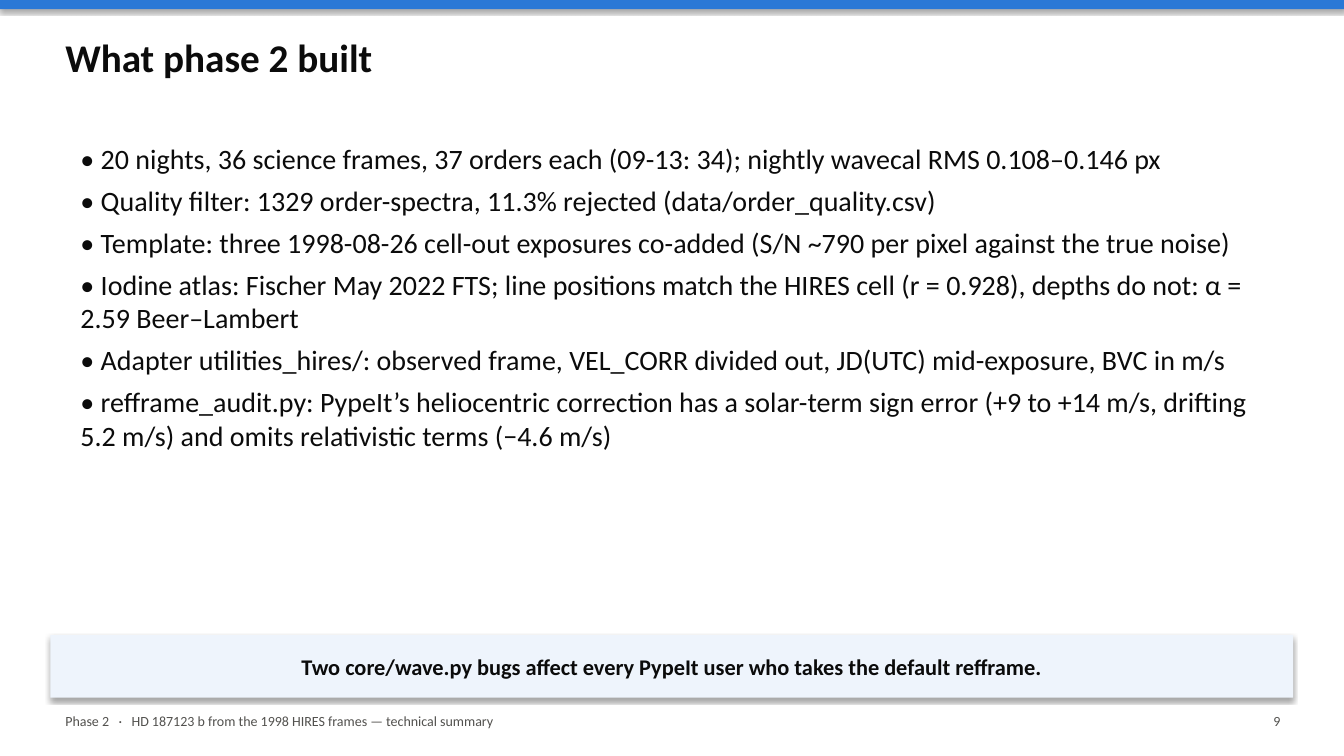
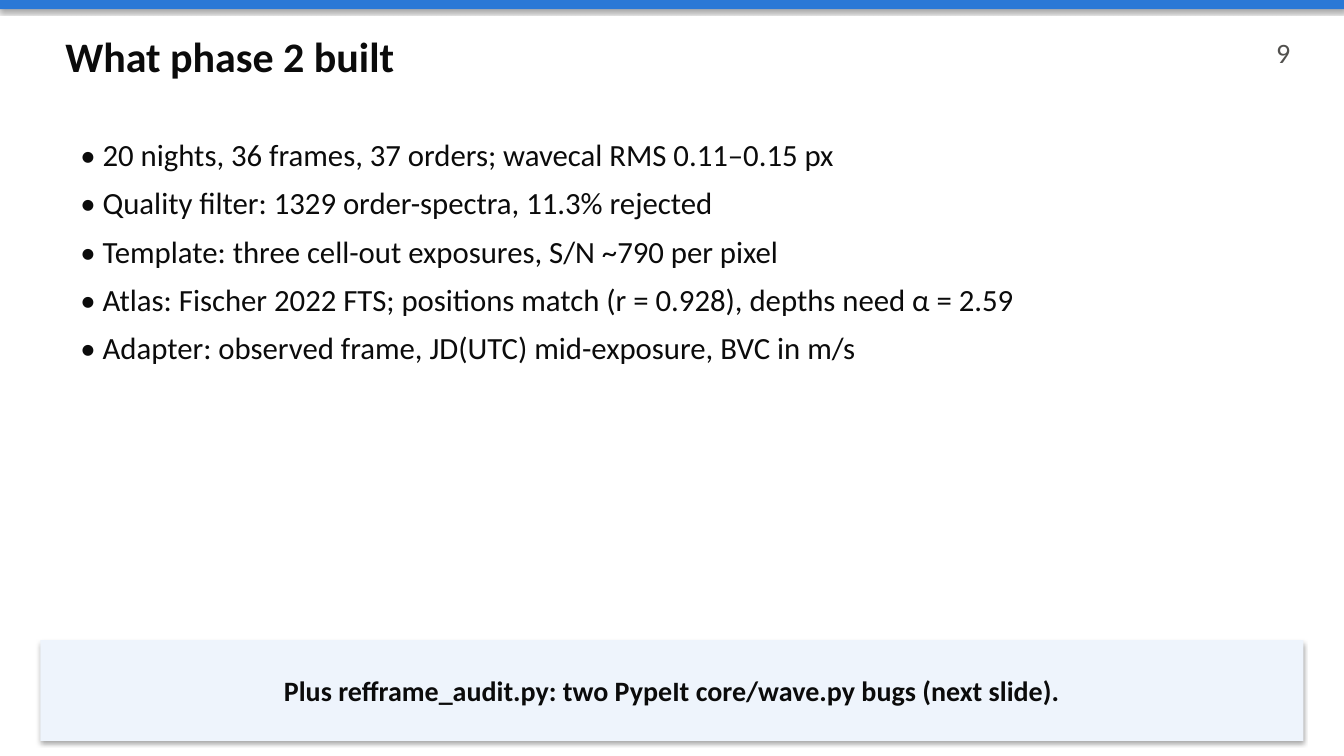
Before and after one commit to pypeit/first-hires-exoplanet, a slide deck: slide 9 of docs/slides/technical_summary.pptx. Drawn at 1344x756 pixels with LibreOffice and Linux fonts; fonts in the diff are those of the drawing. Boxes give left, top, right and bottom in pixels: in the first picture for what was removed or moved away, otherwise in the second. Text is boxed around its words. In the diff, an @@ line names an element or a change of style, - is before the commit and + after.

```diff
--- a/docs/slides/technical_summary.pptx
+++ b/docs/slides/technical_summary.pptx
@@ text "What phase 2 built" at (65, 42, 394, 79): size 28 to 30 pt; more space between paragraphs @@
@@ text "9": place and size @@
-text "9" at (1273, 717, 1280, 726)
+text "9" at (1276, 45, 1290, 63)
@@ text "9" at (1276, 45, 1290, 63): size 10 to 20 pt; more space between paragraphs @@
@@ text at (103, 144, 1013, 364): text changed; size 20 to 22 pt @@
-• 20 nights, 36 science frames, 37 orders each (09-13: 34); nightly wavecal RMS 0.108–0.146 px
-• Quality filter: 1329 order-spectra, 11.3% rejected (data/order_quality.csv)
-• Template: three 1998-08-26 cell-out exposures co-added (S/N ~790 per pixel against the true noise)
-• Iodine atlas: Fischer May 2022 FTS; line positions match the HIRES cell (r = 0.928), depths do not: α = 2.59 Beer–Lambert
-• Adapter utilities_hires/: observed frame, VEL_CORR divided out, JD(UTC) mid-exposure, BVC in m/s
-• refframe_audit.py: PypeIt’s heliocentric correction has a solar-term sign error (+9 to +14 m/s, drifting 5.2 m/s) and omits relativistic terms (−4.6 m/s)
+• 20 nights, 36 frames, 37 orders; wavecal RMS 0.11–0.15 px
+• Quality filter: 1329 order-spectra, 11.3% rejected
+• Template: three cell-out exposures, S/N ~790 per pixel
+• Atlas: Fischer 2022 FTS; positions match (r = 0.928), depths need α = 2.59
+• Adapter: observed frame, JD(UTC) mid-exposure, BVC in m/s
@@ rectangle "Plus refframe_audit.py: two PypeIt core/wave.py ...": place and size @@
-rectangle "Plus refframe_audit.py: two PypeIt core/wave.py ..." at (50, 635, 1294, 698)
+rectangle "Plus refframe_audit.py: two PypeIt core/wave.py ..." at (40, 640, 1304, 741)
@@ text in rectangle at (284, 680, 1059, 706): text changed; size 16 to 20 pt @@
-Two core/wave.py bugs affect every PypeIt user who takes the default refframe.
+Plus refframe_audit.py: two PypeIt core/wave.py bugs (next slide).
@@ text removed at (65, 716, 493, 728) @@
-Phase 2 · HD 187123 b from the 1998 HIRES frames — technical summary
```
Also in this commit, not shown: 26 other slides changed, 3 slides added, 1 slide removed, 2 other files.
